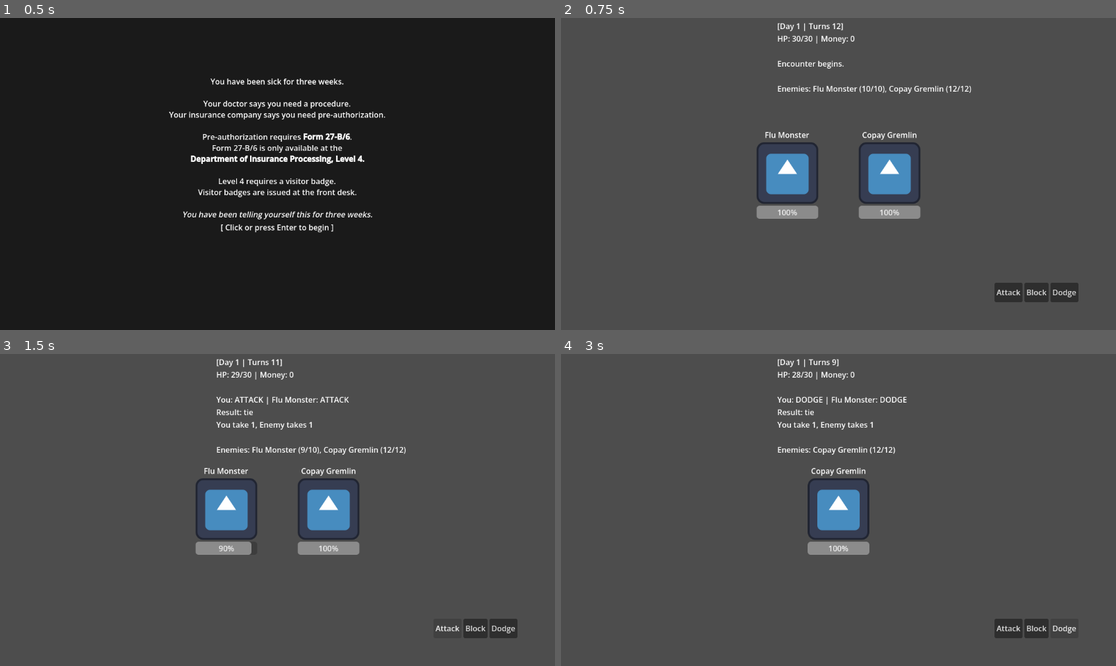
Above: before the commit, frames 1-4 (two rows, left to right).
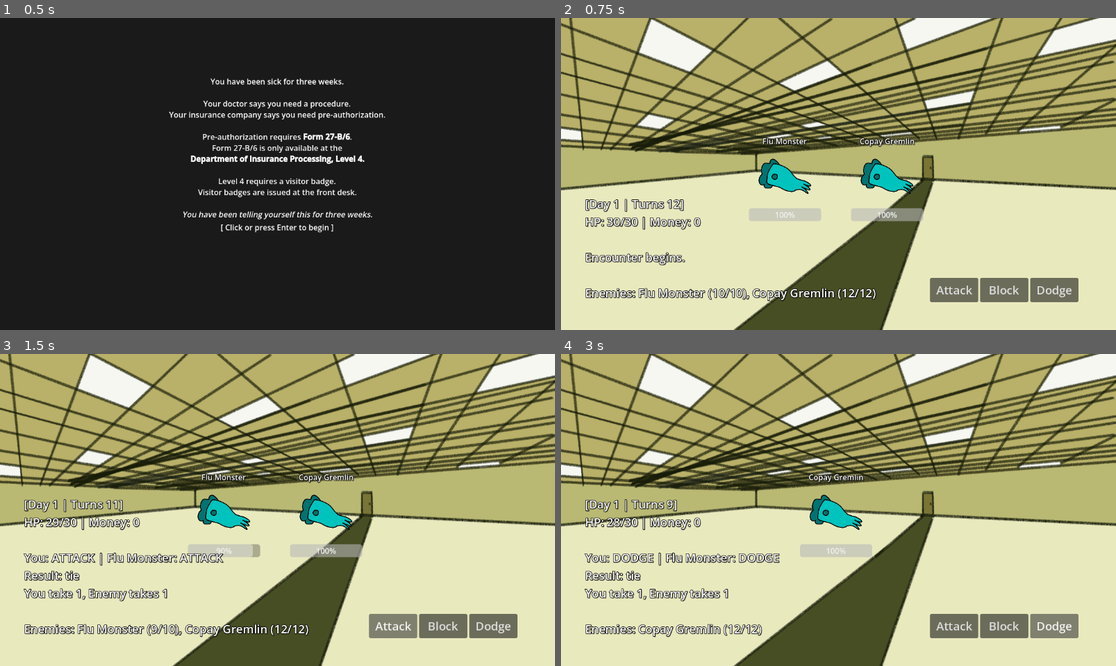
Above: after the commit, the same moments.

Repository: memjamim/InsuranceGame
Game: Godot game, scene res://scenes/intro/Intro.tscn
Same seed, same stepped clock (60 frames per second), same inputs: the game is played once before the commit and once after it. The engine's default icon, where the game draws it, is replaced by a stand-in: a white triangle on a blue panel in a dark square.
Inputs (mouse positions are in pixels of both pictures, inside the frame that each line leads up to):
- Up to frame 1 (0.5 s): no input
- Up to frame 2 (0.75 s): tap Enter (ui_accept) at 0.5 s; move the mouse to (960, 158) at 0.52 s; click (960, 158) at 0.67 s
- Up to frame 3 (1.5 s): tap Enter (ui_accept) at 0.77 s; click "Attack" at 1.25 s
- Up to frame 4 (3 s): click "Block" at 2 s; click "Dodge" at 2.75 s

Frame 1 is identical in both runs. In frame 2, 98% of the frame differs, in the area x 0-100%, y 0-100%; in frame 3, 98%; in frame 4, 99%.

Commit message:
Updated UI to scale larger

Diff:
--- a/insurance-game-project-folder/scenes/CombatUI.tscn
+++ b/insurance-game-project-folder/scenes/CombatUI.tscn
@@ -1,6 +1,6 @@
 [gd_scene format=3 uid="uid://gabaamkc0ohi"]
 
-[ext_resource type="Script" uid="uid://cjo7y36apt4k3" path="res://scenes/CombatUI.gd" id="1_k0kdm"]
+[ext_resource type="Script" uid="uid://cjo7y36apt4k3" path="res://Scenes/CombatUI.gd" id="1_k0kdm"]
 
 [node name="CombatUI" type="Control" unique_id=252245466]
 layout_mode = 3
@@ -26,20 +26,36 @@
 grow_vertical = 0
 
 [node name="AttackButton" type="Button" parent="HBoxContainer" unique_id=809881167]
+custom_minimum_size = Vector2(100, 50)
 layout_mode = 2
+theme_override_font_sizes/font_size = 24
 text = "Attack"
 
 [node name="BlockButton" type="Button" parent="HBoxContainer" unique_id=410772650]
+custom_minimum_size = Vector2(100, 0)
 layout_mode = 2
+theme_override_font_sizes/font_size = 24
 text = "Block"
 
 [node name="DodgeButton" type="Button" parent="HBoxContainer" unique_id=1375743553]
+custom_minimum_size = Vector2(100, 0)
 layout_mode = 2
+theme_override_font_sizes/font_size = 24
 text = "Dodge"
 
 [node name="LogLabel" type="Label" parent="." unique_id=2020964965]
-layout_mode = 0
-offset_left = 449.0
-offset_top = 5.0
-offset_right = 1133.0
-offset_bottom = 102.0
+layout_mode = 1
+anchors_preset = 2
+anchor_top = 1.0
+anchor_bottom = 1.0
+offset_left = 50.0
+offset_top = -198.0
+offset_right = 734.0
+offset_bottom = -60.0
+grow_vertical = 0
+theme_override_colors/font_color = Color(1, 1, 1, 1)
+theme_override_colors/font_shadow_color = Color(0, 0, 0, 0.56078434)
+theme_override_colors/font_outline_color = Color(0, 0, 0, 1)
+theme_override_constants/outline_size = 4
+theme_override_constants/shadow_outline_size = 3
+theme_override_font_sizes/font_size = 24
--- a/insurance-game-project-folder/scenes/Enemy.tscn
+++ b/insurance-game-project-folder/scenes/Enemy.tscn
@@ -1,7 +1,7 @@
 [gd_scene format=3 uid="uid://n1bu7pnat07t"]
 
-[ext_resource type="Script" uid="uid://6daj6k6jjg8f" path="res://scenes/Enemy.gd" id="1_3gvst"]
-[ext_resource type="Texture2D" uid="uid://bdurgehk0bnno" path="res://icon.svg" id="2_55jtl"]
+[ext_resource type="Script" uid="uid://6daj6k6jjg8f" path="res://Scenes/Enemy.gd" id="1_3gvst"]
+[ext_resource type="Texture2D" uid="uid://cdmyydy6qnbg3" path="res://assets/bug9-cyan.png" id="2_wovta"]
 
 [node name="Enemy" type="Control" unique_id=1557831338]
 custom_minimum_size = Vector2(200, 200)
@@ -26,21 +26,28 @@
 anchor_top = 0.5
 anchor_right = 0.5
 anchor_bottom = 0.5
-offset_left = -64.0
-offset_top = -93.0
-offset_right = 64.0
-offset_bottom = 93.0
+offset_left = -100.0
+offset_top = -100.0
+offset_right = 50.0
+offset_bottom = 78.0
 grow_horizontal = 2
 grow_vertical = 2
 
 [node name="NameLabel" type="Label" parent="VBoxContainer" unique_id=756992965]
 layout_mode = 2
+theme_override_colors/font_shadow_color = Color(0, 0, 0, 0.3764706)
+theme_override_colors/font_outline_color = Color(0, 0, 0, 1)
+theme_override_constants/outline_size = 3
+theme_override_constants/shadow_outline_size = 5
 text = "Enemy Name :D"
 horizontal_alignment = 1
 
 [node name="TextureRect" type="TextureRect" parent="VBoxContainer" unique_id=116721220]
+custom_minimum_size = Vector2(120, 120)
 layout_mode = 2
-texture = ExtResource("2_55jtl")
+texture = ExtResource("2_wovta")
+expand_mode = 1
+stretch_mode = 4
 
 [node name="HPBar" type="ProgressBar" parent="VBoxContainer" unique_id=998783223]
 layout_mode = 2
--- a/insurance-game-project-folder/scenes/Room.tscn
+++ b/insurance-game-project-folder/scenes/Room.tscn
@@ -1,10 +1,20 @@
 [gd_scene format=3 uid="uid://bnlg3jrc6cefc"]
 
-[ext_resource type="Script" uid="uid://bw4bn1hlkkk1p" path="res://scenes/Room.gd" id="1_llheb"]
-[ext_resource type="PackedScene" uid="uid://gabaamkc0ohi" path="res://scenes/CombatUI.tscn" id="2_liqgt"]
+[ext_resource type="Script" uid="uid://bw4bn1hlkkk1p" path="res://Scenes/Room.gd" id="1_llheb"]
+[ext_resource type="PackedScene" uid="uid://gabaamkc0ohi" path="res://Scenes/CombatUI.tscn" id="2_liqgt"]
+[ext_resource type="Texture2D" uid="uid://bc5yfojbq21sp" path="res://assets/backgrounds/4-mirror.png" id="2_uj218"]
 
 [node name="Room" type="Node" unique_id=751113047]
 script = ExtResource("1_llheb")
+
+[node name="TextureRect" type="TextureRect" parent="." unique_id=1524154822]
+anchors_preset = 15
+anchor_right = 1.0
+anchor_bottom = 1.0
+grow_horizontal = 2
+grow_vertical = 2
+texture = ExtResource("2_uj218")
+expand_mode = 2
 
 [node name="Enemies" type="GridContainer" parent="." unique_id=1268766332]
 anchors_preset = 8
@@ -14,8 +24,8 @@
 anchor_bottom = 0.5
 offset_left = -20.0
 offset_top = -20.0
-offset_right = 20.0
-offset_bottom = 20.0
+offset_right = 60.0
+offset_bottom = 60.0
 grow_horizontal = 2
 grow_vertical = 2
 size_flags_horizontal = 4
